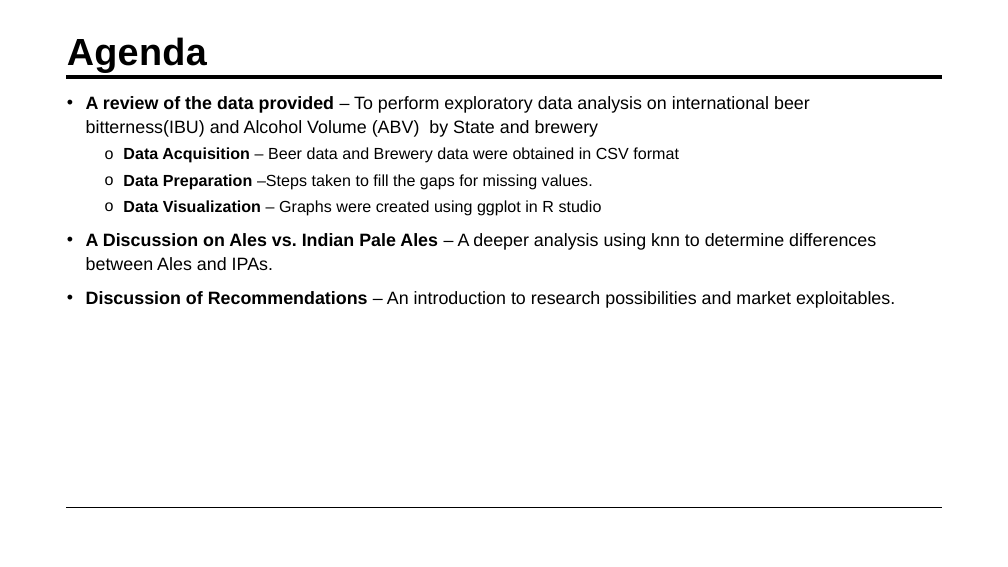
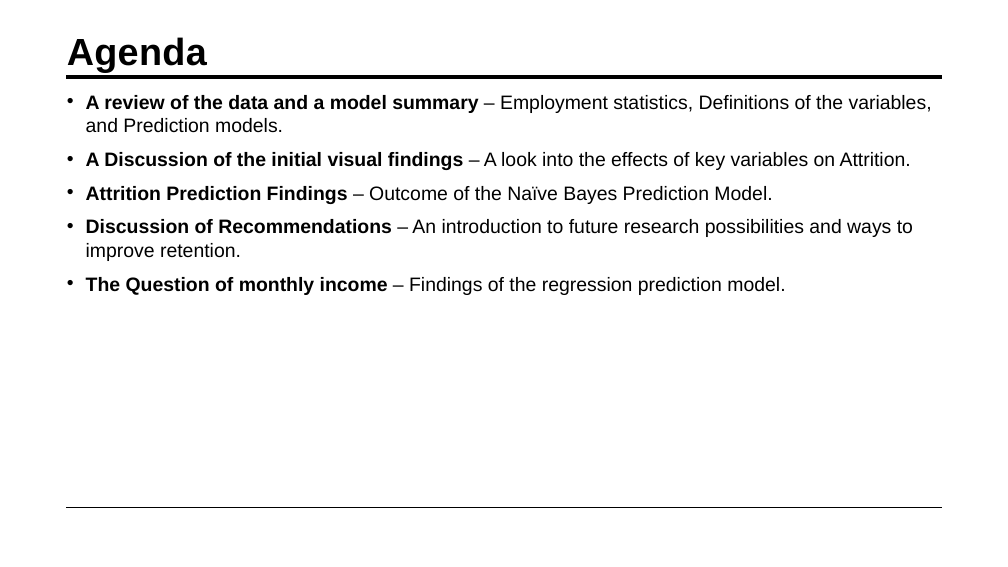
Before and after one commit to Weiprecht/CaseStudy2DDS, a slide deck: slide 2 of Attrition_Project_slides.pptx. Drawn at 1008x567 pixels with LibreOffice and Linux fonts; fonts in the diff are those of the drawing. Boxes give left, top, right and bottom in pixels: in the first picture for what was removed or moved away, otherwise in the second. Text is boxed around its words. In the diff, an @@ line names an element or a change of style, - is before the commit and + after.

```diff
--- a/Attrition_Project_slides.pptx
+++ b/Attrition_Project_slides.pptx
@@ text at (x1=86, y1=95, x2=932, y2=295): text changed; size 17 to 18.5 pt @@
-• A review of the data provided – To perform exploratory data analysis on international beer bitterness(IBU) and Alcohol Volume (ABV) by State and brewery
-  o Data Acquisition – Beer data and Brewery data were obtained in CSV format
-  o Data Preparation –Steps taken to fill the gaps for missing values.
-  o Data Visualization – Graphs were created using ggplot in R studio
-• A Discussion on Ales vs. Indian Pale Ales – A deeper analysis using knn to determine differences between Ales and IPAs.
-• Discussion of Recommendations – An introduction to research possibilities and market exploitables.
+• A review of the data and a model summary – Employment statistics, Definitions of the variables, and Prediction models.
+• A Discussion of the initial visual findings – A look into the effects of key variables on Attrition.
+• Attrition Prediction Findings – Outcome of the Naïve Bayes Prediction Model.
+• Discussion of Recommendations – An introduction to future research possibilities and ways to improve retention.
+• The Question of monthly income – Findings of the regression prediction model.
```
Also in this commit, not shown: 2 other slides changed.
